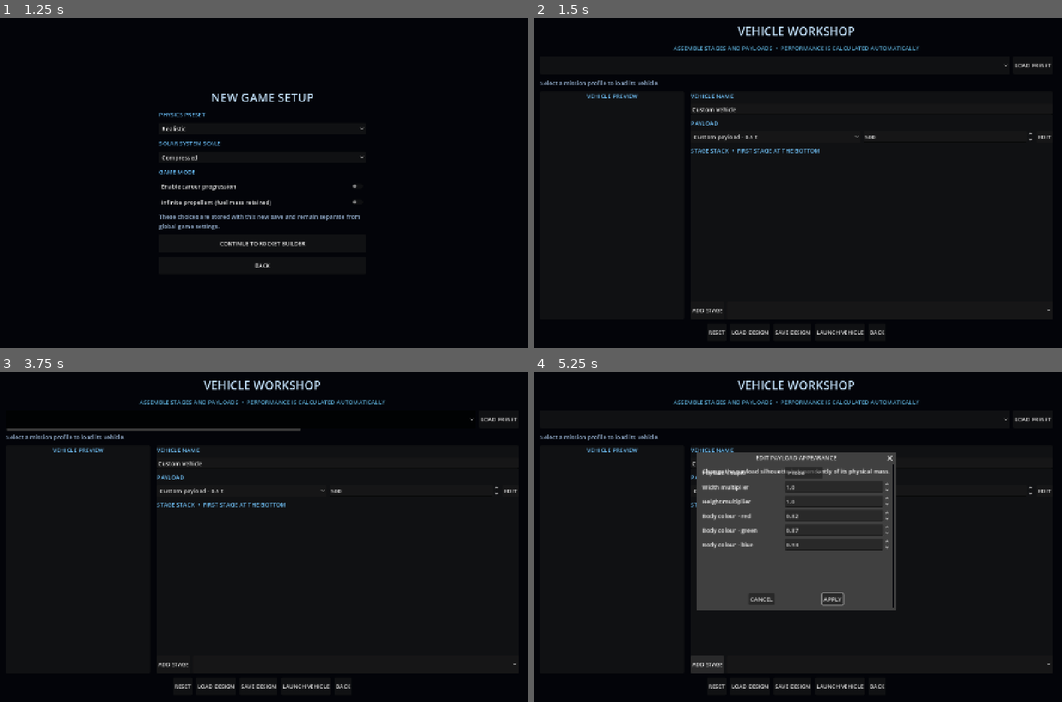
Above: before the commit, frames 1-4 (two rows, left to right).
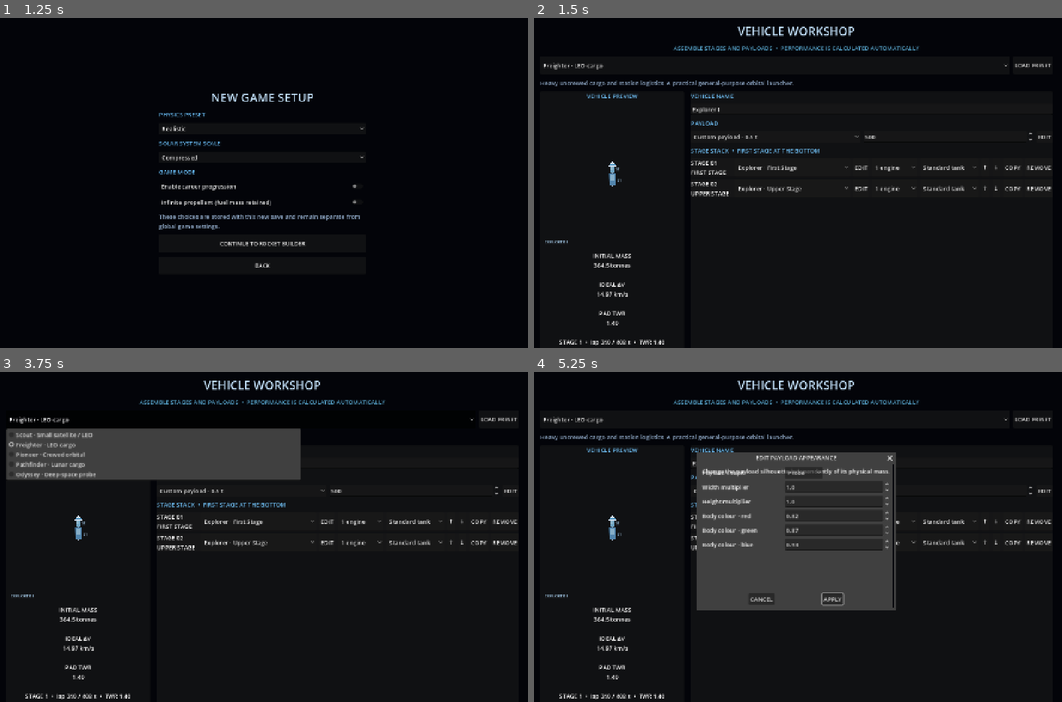
Above: after the commit, the same moments.

Repository: Blagos1195/Gravity-simulator
Game: Godot game, scene res://scenes/main.tscn
Same seed, same stepped clock (60 frames per second), same inputs: the game is played once before the commit and once after it.
Inputs (mouse positions are in pixels of both pictures, inside the frame that each line leads up to):
- Up to frame 1 (1.25 s): click "NEW GAME" at 0.5 s
- Up to frame 2 (1.5 s): click "CONTINUE TO ROCKET BUILDER" at 1.25 s
- Up to frame 3 (3.75 s): click (306, 685) at 2 s, where only the run before the commit has a clickable "LAUNCH VEHICLE"; click (306, 685) at 2.75 s, where only the run before the commit has a clickable "LAUNCH VEHICLE"; click (242, 418) at 3.5 s, where only the run after the commit has a clickable "Freighter · LEO cargo"
- Up to frame 4 (5.25 s): click "EDIT" at 4.25 s; click (708, 665) at 5 s, where only the run before the commit has a clickable "ADD STAGE"

Frame 1 is identical in both runs. In frame 2, 2.6% of the frame differs, in the area x 1-98%, y 13-100%; in frame 3, 10%; in frame 4, 2.2%.
Error before the commit: Out of bounds get index '0' (on base: 'Array') (res://scripts/main.gd:1103)

Commit message:
Accept integral numeric mission counts

Diff:
--- a/Gravity/scripts/content_catalog.gd
+++ b/Gravity/scripts/content_catalog.gd
@@ -439,8 +439,11 @@
 			return "Mission %s has an invalid reward." % mission_id
 		if condition in ["orbit_body", "visit_body", "discover_body"] and str(mission.get("body", "")).is_empty():
 			return "Mission %s needs a body name." % mission_id
-		if condition in ["discover_count", "operational_satellites"] and (not mission.get("count") is int or int(mission.count) < 1):
-			return "Mission %s needs a positive whole-number count." % mission_id
+		if condition in ["discover_count", "operational_satellites"]:
+			var count_value: Variant = mission.get("count")
+			var count_type := typeof(count_value)
+			if (count_type != TYPE_INT and count_type != TYPE_FLOAT) or int(count_value) < 1 or not is_equal_approx(float(count_value), float(int(count_value))):
+				return "Mission %s needs a positive whole-number count." % mission_id
 		mission_ids[mission_id] = true
 	return ""
 
